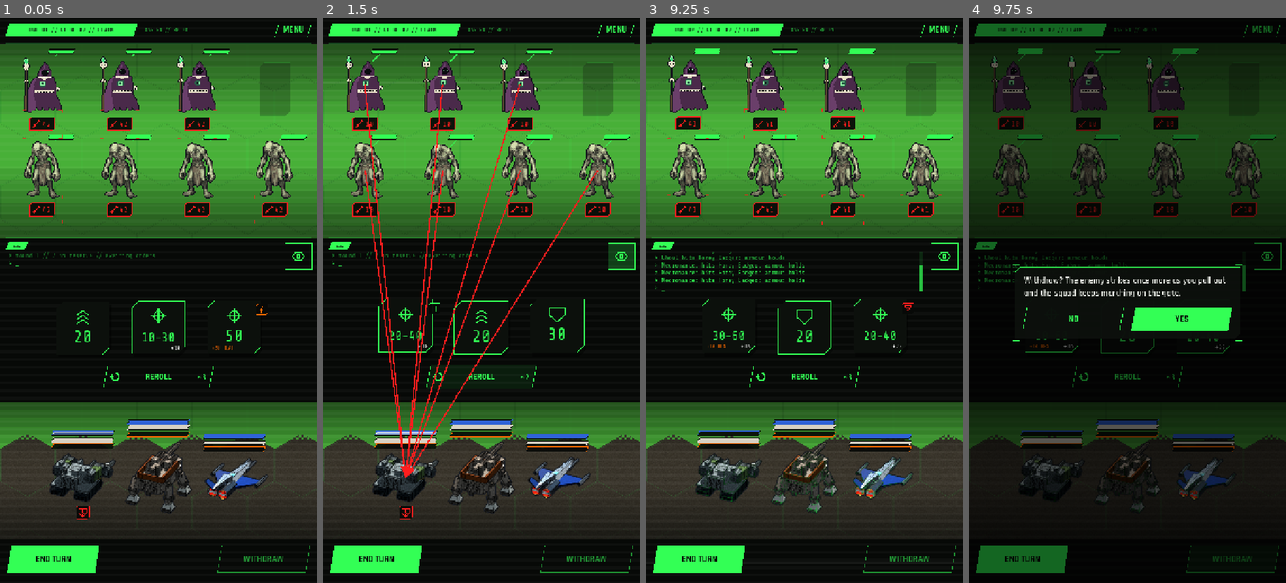
Above: before the commit, frames 1-4 (left to right).
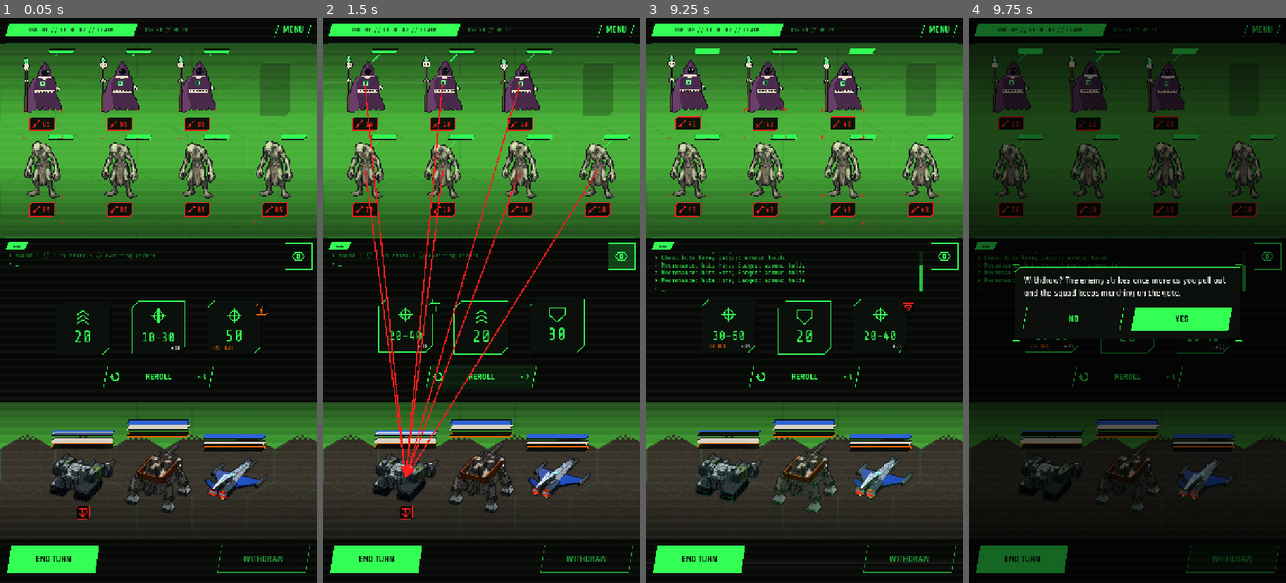
Above: after the commit, the same moments.

Repository: ryanjdmartin/riftgate
Game: Godot game, scene res://game/skirmish/skirmish_screen.tscn
Same seed, same stepped clock (60 frames per second), same inputs: the game is played once before the commit and once after it. This scene is started directly instead of the project's main scene.
Inputs (mouse positions are in pixels of both pictures, inside the frame that each line leads up to):
- Up to frame 1 (0.05 s): no input
- Up to frame 2 (1.5 s): click (620, 255) at 0.5 s; click "REROLL" at 1.25 s
- Up to frame 3 (9.25 s): click "END TURN" at 2 s; click "WITHDRAW" at 2.75 s; click (943, 255) at 3.5 s; click "REROLL" at 4.25 s; click "END TURN" at 5 s; click "YES" at 5.75 s; click "WITHDRAW" at 6.5 s; click (943, 255) at 7.25 s; click "REROLL" at 8 s; click "END TURN" at 8.75 s
- Up to frame 4 (9.75 s): click "WITHDRAW" at 9.5 s

The runs differ from the first frame. In frame 1, 0.1% of the frame differs, in the area x 13-90%, y 18-35%; in frame 2, nothing differs; in frame 3, less than 0.1%; in frame 4, nothing differs.

Commit message:
The effects in two registers: the interface sci-fi electronic (blips and chirps for taps, plot, the codex, the menu, the dice, Resolve, the dive's count-in and a klaxon on the contact horn), combat and the map over-the-top weighty (laser, gunfire, cannon, slash, slam, and kills and the gate as explosions); the skirmish picks a machine's blow by its face and a foe's by its damage; forge.py sections lists every section of both loops with timestamps
Co-Authored-By: Claude Fable 5.1 <noreply@anthropic.com>

Diff:
--- a/game/audio/sound.gd
+++ b/game/audio/sound.gd
@@ -28,7 +28,7 @@
 	"die_pick", "die_drop", "die_roll", "die_lock", "shield_up", "vent",
 	"hit", "hit_crit", "block", "shield_break", "kill", "arrival", "step", "resolve",
 	"contact", "engage", "cut", "gate_hit", "spawn", "victory", "defeat", "withdraw",
-	"overheat",
+	"overheat", "laser", "gunfire", "cannon", "slash", "slam",
 	"music_map", "music_skirmish",
 ]
 
@@ -40,7 +40,7 @@
 const DIP := {
 	"contact": [-7.0, 0.7], "engage": [-9.0, 2.4], "cut": [-14.0, 1.6],
 	"gate_hit": [-9.0, 1.4], "spawn": [-5.0, 1.3], "kill": [-6.0, 0.9],
-	"shield_break": [-4.0, 0.5], "overheat": [-5.0, 1.0],
+	"shield_break": [-4.0, 0.5], "overheat": [-5.0, 1.0], "cannon": [-5.0, 0.7], "slam": [-4.0, 0.5],
 	"victory": [-12.0, 3.0], "defeat": [-12.0, 3.0],
 }
 
--- a/game/skirmish/skirmish_screen.gd
+++ b/game/skirmish/skirmish_screen.gd
@@ -1147,6 +1147,27 @@
 	return null
 
 
+## A foe's blow this big or bigger lands as a slam rather than a slash (a placeholder, like
+## every number).
+const SLAM_DAMAGE := 20
+
+
+## The sound of a machine's blow, by its weapon (Ryan, 23 September: lasers, gunfire,
+## explosions and melee of various kinds, with Doom levels of punch): energy is a laser
+## (static, never crits), a kinetic line weapon is gunfire and its crit the cannon, indirect
+## is the cannon, melee is a slash and its crit a slam.
+func _blow_sound(f: Face, crit: bool) -> String:
+	if f == null:
+		return "hit_crit" if crit else "hit"
+	if f.reach == Face.Reach.MELEE:
+		return "slam" if crit else "slash"
+	if f.reach == Face.Reach.INDIRECT:
+		return "cannon"
+	if f.crit == 0 and f.power == f.power_max:
+		return "laser"
+	return "cannon" if crit else "gunfire"
+
+
 ## Spend die `i` on `target` (a Foe or a MechState). Returns whether the simulation accepted it.
 func _use_die(i: int, target) -> bool:
 	# Every foe's view and drawing before the die lands: a kill clears its slot at once, so
@@ -1165,7 +1186,7 @@
 		var tv: UnitView = was[target][0] if was.has(target) else null
 		_flash_roll(tv)
 		_animate_attack(_mech_views[i], tv, bool(sk.last_roll.get("ranged", false)), target.alive())
-		Sound.play_after(0.08, "hit_crit" if bool(sk.last_roll.get("crit", false)) else "hit")   # when the blow lands
+		Sound.play_after(0.08, _blow_sound(spent, bool(sk.last_roll.get("crit", false))))   # when the blow lands
 		var k := 0
 		for foe in was.keys():
 			if not foe.alive():
@@ -1294,7 +1315,8 @@
 		var mi: int = ev["mech"]
 		if mi >= 0 and mi < _mech_views.size():
 			hits.append([before["views"].get(ev["foe"]), _mech_views[mi], bool(ev["broke_shield"]),
-				bool(ev.get("blocked", false)), int(ev["shield"]), int(ev["hull"])])
+				bool(ev.get("blocked", false)), int(ev["shield"]), int(ev["hull"]),
+				int(ev.get("absorbed", 0)) + int(ev.get("through", 0))])
 	if not is_inside_tree() or (hits.is_empty() and sk.overheats.is_empty()):
 		then.call()
 		return
@@ -1340,7 +1362,8 @@
 		_animate_attack(fv, mv, false)
 	else:
 		_animate_hit(mv)
-	Sound.play_after(0.08, "shield_break" if broke else ("block" if held else "hit"), 0.0 if broke else -4.0)
+	var blow := "slam" if (h.size() > 6 and int(h[6]) >= SLAM_DAMAGE) else "slash"
+	Sound.play_after(0.08, "shield_break" if broke else ("block" if held else blow), 0.0 if broke else -3.0)
 	var t2 := create_tween()
 	t2.tween_interval(0.08)
 	t2.tween_callback(func() -> void:
Not shown, added: art/audio/cannon.wav.import
Not shown, added: art/audio/gunfire.wav.import
Not shown, added: art/audio/laser.wav.import
Not shown, added: art/audio/slam.wav.import
Not shown, added: art/audio/slash.wav.import
Not shown, changed: art/audio/arrival.wav
Not shown, changed: art/audio/block.wav
Not shown, added: art/audio/cannon.wav
Not shown, changed: art/audio/codex_close.wav
Not shown, changed: art/audio/codex_open.wav
Not shown, changed: art/audio/contact.wav
Not shown, changed: art/audio/cut.wav
(and 25 more such lines)
